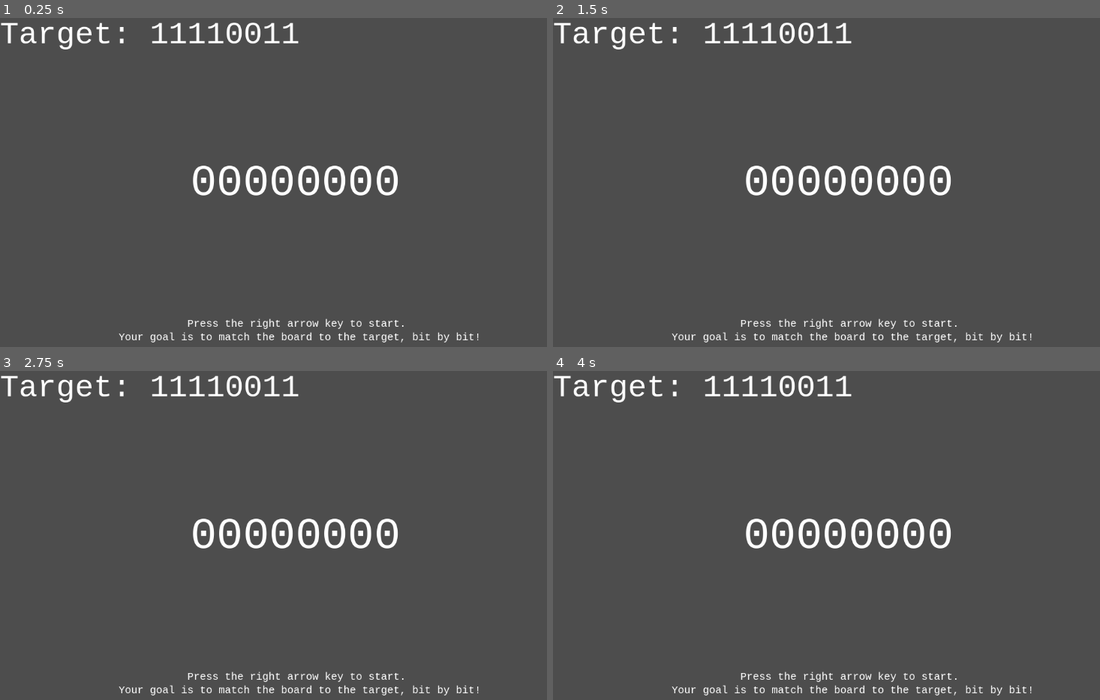
Above: before the commit, frames 1-4 (two rows, left to right).
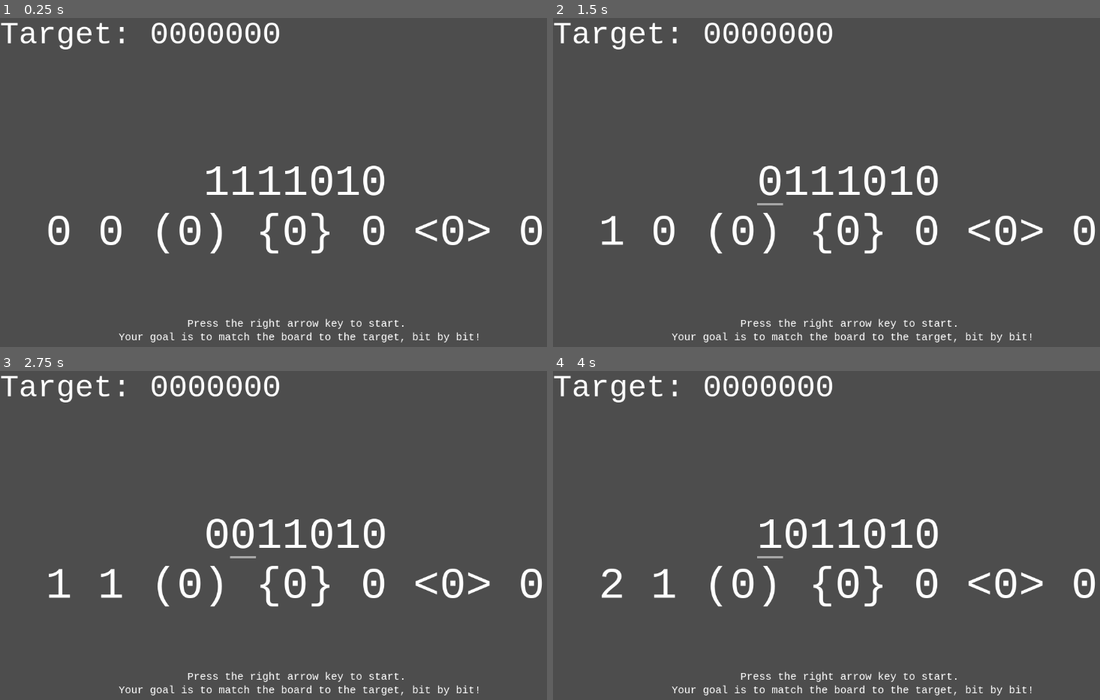
Above: after the commit, the same moments.

Repository: alipiojunior/Binary_Leap
Game: Godot game, scene res://scenes/main.tscn
Two runs of this game, one before a commit and one after it. Both use one fixed random seed, a clock stepped at 60 frames per second and the inputs below.
Inputs:
- Up to frame 1 (0.25 s): no input
- Up to frame 2 (1.5 s): tap Enter at 0.5 s; hold D (move_right) 0.53-1.28 s; tap Space at 1.25 s; hold A (move_left) from 1.28 s (still down)
- Up to frame 3 (2.75 s): tap Enter at 2 s; release A (move_left) at 2.03 s; hold D (move_right) from 2.03 s (still down)
- Up to frame 4 (4 s): tap Space at 2.75 s; tap Enter at 3.5 s; release D (move_right) at 3.53 s; hold A (move_left) from 3.53 s (still down)

The runs differ from the first frame. In frame 1, 4.6% of the frame differs, in the area x 8-100%, y 1-72%; in frame 2, 4.6%; in frame 3, 4.6%; in frame 4, 4.5%.

Commit message:
dsl implementation

Diff:
--- a/scenes/board/GameBoard.gd
+++ b/scenes/board/GameBoard.gd
@@ -6,84 +6,288 @@
 signal solved()
 signal game_started()
 
-@export var target = "00000000"
-@export var start = "00000000"
+enum CellType { STANDARD, FLIP_EVERY_N, BLOCKER, EXPLODING }
+
+## Full board definition containing starting bits and special rules.
+## Examples: "1010", "1(0,2)(1,2)0", "1{0,1}1", "0<1,3>1"
+@export var board_definition: String = "1010"
+
+## Target pattern to reach (plain "0"/"1" string).
+@export var target: String = "0000"
+
+## Starting cursor index (-1 means "off the board", first move goes to index 0).
 @export var starting_index: int = -1
 
-@onready var board_size = target.length()
+var board_size: int
 var target_state: Array[bool] = []
-var current_state: Array[bool] = []
+var current_state: Array[bool] = []   # live bit values (aliased)
 var current_index: int = -1
-var current_display = "00000000"
-
-func _check_solve():
+var current_display: String = ""
+
+# Per‑cell metadata
+var cell_types: Array[int] = []       # CellType values
+var cell_params: Array[int] = []      # N for special cells, 0 for standard
+var cell_counters: Array[int] = []    # visit counter for flip‑every‑N, blocker, exploding
+
+# Explosion chain guard – prevents infinite recursion
+var _in_explosion_chain: Array[bool] = []
+
+
+func _ready() -> void:
+	reset_board()
+
+
+func reset_board() -> void:
+	_parse_board_definition(board_definition)
+	target_state = binstr_to_arr(target)
+	current_index = starting_index
+	current_display = arr_to_binstr(current_state)
+	# Optionally emit game_started() here if needed
+
+
+func _process(_delta: float) -> void:
+	var moved := false
+	var old_state := current_state.duplicate()
+	var old_index := current_index
+
+	if Input.is_action_just_pressed("move_left"):
+		moved = move_left()
+	elif Input.is_action_just_pressed("move_right"):
+		moved = move_right()
+
+	if moved:
+		update_state.emit(old_state, current_state.duplicate())
+		update_index.emit(old_index, current_index)
+		current_display = arr_to_binstr(current_state)
+		print(current_display)
+
+	_check_solve()
+
+
+## Attempt to move the cursor one step right.
+func move_right() -> bool:
+	var new_index := 0 if current_index == -1 else current_index + 1
+	if new_index >= board_size:
+		return false
+	return _attempt_move(new_index)
+
+
+## Attempt to move the cursor one step left.
+func move_left() -> bool:
+	if current_index <= 0:
+		return false
+	var new_index := current_index - 1
+	return _attempt_move(new_index)
+
+
+## Common logic for a valid move onto a cell.
+func _attempt_move(new_index: int) -> bool:
+	# Blocker that has reached its limit → impassable (cursor cannot enter)
+	if cell_types[new_index] == CellType.BLOCKER and cell_counters[new_index] >= cell_params[new_index]:
+		return false
+
+	# Clear recursion guard for this move
+	for i in board_size:
+		_in_explosion_chain[i] = false
+
+	# Process the cell as if the cursor landed on it (full behaviour)
+	_apply_visit(new_index)
+
+	current_index = new_index
+	return true
+
+
+## Simulate a visit to a cell – increments its counter and applies all rules,
+## including possible chain explosions.
+func _apply_visit(index: int) -> void:
+	# Prevent re‑entering a cell that is already being processed in an explosion chain
+	if _in_explosion_chain[index]:
+		return
+
+	# Blocker that has already blocked is immune to explosions (and anything else)
+	if cell_types[index] == CellType.BLOCKER and cell_counters[index] >= cell_params[index]:
+		return
+
+	# One “visit” to this cell
+	cell_counters[index] += 1
+	var counter := cell_counters[index]
+
+	match cell_types[index]:
+		CellType.STANDARD, CellType.BLOCKER:
+			# Standard and blocker cells flip every time they are visited
+			current_state[index] = not current_state[index]
+
+		CellType.FLIP_EVERY_N:
+			var n := cell_params[index]
+			if n > 0 and counter % n == 0:
+				current_state[index] = not current_state[index]
+
+		CellType.EXPLODING:
+			# Always flips itself
+			current_state[index] = not current_state[index]
+
+			# If this is a multiple‑of‑N visit, also affect neighbours
+			var n := cell_params[index]
+			if n > 0 and counter % n == 0:
+				# Set flag to prevent infinite recursion
+				_in_explosion_chain[index] = true
+
+				var left_neighbour := index - 1
+				var right_neighbour := index + 1
+
+				if left_neighbour >= 0:
+					_apply_visit(left_neighbour)
+				if right_neighbour < board_size:
+					_apply_visit(right_neighbour)
+
+				_in_explosion_chain[index] = false
+
+
+## Check victory condition.
+func _check_solve() -> void:
 	if current_state == target_state:
 		solved.emit()
 
-func reset_board():
-	target_state = binstr_to_arr(target)
-	current_state = binstr_to_arr(start)
-	current_display = arr_to_binstr(current_state)
-	current_index = starting_index
-
-func _process(_delta):
-	var results = null
-	if Input.is_action_just_pressed("move_left"):
-		results = move_left(current_state, current_index)
-	elif Input.is_action_just_pressed("move_right"):
-		results = move_right(current_state, current_index)
-
-	if results != null:
-		var new_state = results[0]
-		var new_index = results[1]
-
-		update_state.emit(current_state.duplicate(), new_state)
-		update_index.emit(current_index, new_index)
-
-		current_state = new_state
-		current_index = new_index
-		current_display = arr_to_binstr(current_state)
-
-	_check_solve()
-
-func move_right(state: Array[bool], index: int):
-	# If index is -1, just move to 0 without flipping
-	if index == -1:
-		var new_state = state.duplicate()
-		return [new_state, 0]
-
-	if index + 1 >= board_size:
-		return null
-	else:
-		var new_state = state.duplicate()
-		var new_index = index + 1
-		new_state[new_index] = !new_state[new_index]
-		return [new_state, new_index]
-
-func move_left(state: Array[bool], index: int):
-	if index <= 0:
-		return null
-	else:
-		var new_state = state.duplicate()
-		var new_index = index - 1
-		new_state[new_index] = !new_state[new_index]
-		return [new_state, new_index]
+
+# ------------------------------------------------------------------ #
+#  Parsing                                                           #
+# ------------------------------------------------------------------ #
+
+func _parse_board_definition(def: String) -> void:
+	cell_types.clear()
+	current_state.clear()
+	cell_params.clear()
+	cell_counters.clear()
+
+	var i := 0
+	while i < def.length():
+		var ch := def[i]
+
+		# Skip whitespace
+		if ch == ' ' or ch == '\t' or ch == '\n':
+			i += 1
+			continue
+
+		# Standard bit: '0' or '1'
+		if ch == '0' or ch == '1':
+			current_state.append(ch == '1')
+			cell_types.append(CellType.STANDARD)
+			cell_params.append(0)
+			cell_counters.append(0)
+			i += 1
+
+		# Flip‑every‑N: '(' value ',' N ')'
+		elif ch == '(':
+			i += 1
+			var val := _parse_digit(def, i); i += 1
+			if i >= def.length() or def[i] != ',':
+				push_error("Malformed (value,N): missing comma")
+				return
+			i += 1
+			var n := _parse_integer(def, i); i = _skip_digits(def, i)
+			if i >= def.length() or def[i] != ')':
+				push_error("Malformed (value,N): missing closing )")
+				return
+			i += 1
+
+			current_state.append(val == 1)
+			cell_types.append(CellType.FLIP_EVERY_N)
+			cell_params.append(n)
+			cell_counters.append(0)
+
+		# Blocker: '{' value ',' N '}'
+		elif ch == '{':
+			i += 1
+			var val := _parse_digit(def, i); i += 1
+			if i >= def.length() or def[i] != ',':
+				push_error("Malformed {value,N}: missing comma")
+				return
+			i += 1
+			var n := _parse_integer(def, i); i = _skip_digits(def, i)
+			if i >= def.length() or def[i] != '}':
+				push_error("Malformed {value,N}: missing closing }")
+				return
+			i += 1
+
+			current_state.append(val == 1)
+			cell_types.append(CellType.BLOCKER)
+			cell_params.append(n)
+			cell_counters.append(0)
+
+		# Exploding: '<' value ',' N '>'
+		elif ch == '<':
+			i += 1
+			var val := _parse_digit(def, i); i += 1
+			if i >= def.length() or def[i] != ',':
+				push_error("Malformed <value,N>: missing comma")
+				return
+			i += 1
+			var n := _parse_integer(def, i); i = _skip_digits(def, i)
+			if i >= def.length() or def[i] != '>':
+				push_error("Malformed <value,N>: missing closing >")
+				return
+			i += 1
+
+			current_state.append(val == 1)
+			cell_types.append(CellType.EXPLODING)
+			cell_params.append(n)
+			cell_counters.append(0)
+
+		else:
+			push_error("Invalid character in board definition: " + ch)
+			i += 1
+
+	board_size = current_state.size()
+
+	# Prepare guard array for explosion chains
+	_in_explosion_chain.clear()
+	_in_explosion_chain.resize(board_size)
+	_in_explosion_chain.fill(false)
+
+
+func _parse_digit(s: String, idx: int) -> int:
+	if idx >= s.length() or s[idx] not in ['0', '1']:
+		push_error("Expected '0' or '1' at position %d" % idx)
+		return 0
+	return 1 if s[idx] == '1' else 0
+
+
+func _parse_integer(s: String, idx: int) -> int:
+	var start := idx
+	while idx < s.length() and s[idx].is_valid_int():
+		idx += 1
+	if idx == start:
+		push_error("Expected integer at position %d" % start)
+		return 1
+	return int(s.substr(start, idx - start))
+
+
+func _skip_digits(s: String, idx: int) -> int:
+	while idx < s.length() and s[idx].is_valid_int():
+		idx += 1
+	return idx
+
+
+# ------------------------------------------------------------------ #
+#  Utility converters (unchanged from original)                      #
+# ------------------------------------------------------------------ #
 
 func binstr_to_arr(bin_str: String) -> Array[bool]:
 	var bits: Array[bool] = []
 	for ch in bin_str:
-		if ch == " " or ch == "\t" or ch == "\n":
+		if ch == ' ' or ch == '\t' or ch == '\n':
 			continue
-		if ch == "0":
+		if ch == '0':
 			bits.append(false)
-		elif ch == "1":
+		elif ch == '1':
 			bits.append(true)
 		else:
 			push_error("Invalid binary character: ", ch)
 	return bits
 
+
 func arr_to_binstr(bits: Array[bool]) -> String:
-	var result = ""
+	var result := ""
 	for bit in bits:
 		result += "1" if bit else "0"
 	return result
--- a/scenes/board/game_board.gd
+++ /dev/null
@@ -1,55 +0,0 @@
-extends Node
-
-signal update_state(old_state, new_state)
-signal update_index(old_index, new_index)
-signal solved
-
-@export var target: String = "11110011"
-var current_display: String = ""
-var current_index: int = -1
-var current_bits: Array = []
-
-var broken_bits: Array = []
-
-func _ready():
-	reset_board()
-
-func _unhandled_input(event):
-	var old_index = current_index
-
-	if event.is_action_pressed("ui_right") or event.is_action_pressed("D"):
-		var next_index = current_index + 1
-		if next_index < target.length() and not next_index in broken_bits:
-			current_index = next_index
-			_change_bit(1)
-			update_index.emit(old_index, current_index)
-
-	elif event.is_action_pressed("ui_left") or event.is_action_pressed("A"):
-		var next_index = current_index - 1
-		if next_index >= 0 and not next_index in broken_bits:
-			current_index = next_index
-			_change_bit(0)
-			update_index.emit(old_index, current_index)
-
-func _change_bit(new_value):
-	var old_state = current_bits.duplicate()
-	current_bits[current_index] = new_value
-	current_display = arr_to_binstr(current_bits)
-	update_state.emit(old_state, current_bits)
-
-	if current_display == target:
-		solved.emit()
-
-func arr_to_binstr(arr):
-	var s = ""
-	for b in arr:
-		s += str(b)
-	return s
-
-func reset_board():
-	current_index = -1
-	broken_bits = []
-	current_bits.clear()
-	for i in range(target.length()):
-		current_bits.append(0)
-	current_display = arr_to_binstr(current_bits)
--- a/scenes/main.gd
+++ b/scenes/main.gd
@@ -3,70 +3,79 @@
 @onready var game_board = $GameBoard
 @onready var target_label = $Target
 @onready var current_label = $Board
-
+@onready var info_label = $Info
 @onready var win_sound = $WinSound
 @onready var move_sound = $MoveSound
 
 var _latest_state_str: String = ""
 var _latest_index: int = -1
 
-var _bits_durability: Array = []
 
 func _ready():
+	# basic setup
 	current_label.bbcode_enabled = true
-
 	game_board.reset_board()
-
-	_bits_durability.resize(game_board.target.length())
-	_bits_durability.fill(-1)
-
-	_bits_durability[2] = 1
 
 	target_label.text = "Target: " + game_board.target
 
+	# wire signals
 	game_board.update_state.connect(_on_state_updated)
 	game_board.update_index.connect(_on_index_updated)
 	game_board.solved.connect(_on_board_solved)
 
+	# initial values
 	_latest_state_str = game_board.current_display
 	_latest_index = game_board.current_index
 	_update_display()
 
-func _on_state_updated(_old_state, new_state):
+
+func _on_state_updated(_old_state: Array, new_state: Array) -> void:
 	_latest_state_str = game_board.arr_to_binstr(new_state)
 	_update_display()
-
 	move_sound.play()
 
-func _on_index_updated(old_index, new_index):
-	if old_index != -1 and _bits_durability[old_index] > 0:
-		_bits_durability[old_index] -= 1
 
-		if _bits_durability[old_index] == 0:
-			game_board.broken_bits.append(old_index)
-
+func _on_index_updated(_old_index: int, new_index: int) -> void:
 	_latest_index = new_index
 	_update_display()
 
-func _on_board_solved():
+
+func _on_board_solved() -> void:
 	if not win_sound.playing:
 		win_sound.play()
 
-func _update_display():
+
+func _update_display() -> void:
+	# ---- Board display ----
 	var rich_text = ""
-
 	for i in range(_latest_state_str.length()):
 		var bit_char = _latest_state_str[i]
+		if i == _latest_index:
+			rich_text += "[u]" + bit_char + "[/u]"
+		else:
+			rich_text += bit_char
+	current_label.bbcode_text = "[center]" + rich_text + "[/center]"
 
-		if i == _latest_index:
-			# Destaque do jogador (Hubert)
-			rich_text += "[u]" + bit_char + "[/u]"
-		elif i in game_board.broken_bits:
-			# Visual de bit "quebrado" (cinza e riscado)
-			rich_text += "[color=gray][s]" + bit_char + "[/s][/color]"
-		else:
-			# Bit normal
-			rich_text += bit_char
+	# ---- Info display (visit counters) ----
+	if info_label:
+		var info_parts: Array[String] = []
+		for i in range(game_board.board_size):
+			var counter: int = game_board.cell_counters[i]
+			var cell_type: int = game_board.cell_types[i]
+			var bracket_str: String
 
-	var centered_text = "[center]" + rich_text + "[/center]"
-	current_label.bbcode_text = centered_text
+			match cell_type:
+				GameBoard.CellType.STANDARD:
+					bracket_str = str(counter)                # no brackets
+				GameBoard.CellType.FLIP_EVERY_N:
+					bracket_str = "(" + str(counter) + ")"    # parentheses
+				GameBoard.CellType.BLOCKER:
+					bracket_str = "{" + str(counter) + "}"    # curly braces
+				GameBoard.CellType.EXPLODING:
+					bracket_str = "<" + str(counter) + ">"    # angle brackets
+				_:
+					bracket_str = "?" + str(counter) + "?"
+
+			info_parts.append(bracket_str)
+
+		info_label.text = "[center]" + " ".join(info_parts) + "[/center]"
--- a/scenes/main.tscn
+++ b/scenes/main.tscn
@@ -1,19 +1,20 @@
 [gd_scene format=3 uid="uid://csb6eaxlcakym"]
 
 [ext_resource type="Script" uid="uid://crnrsi0ouyvjb" path="res://scenes/main.gd" id="1_5qytu"]
-[ext_resource type="PackedScene" uid="uid://ihr0l22g1v07" path="res://scenes/board/GameBoard.tscn" id="1_rau4b"]
+[ext_resource type="Script" uid="uid://dylilh6rq281g" path="res://scenes/board/GameBoard.gd" id="2_tbgi4"]
 [ext_resource type="SystemFont" uid="uid://ds0soky45743i" path="res://assets/mono.tres" id="3_0ng5p"]
 [ext_resource type="AudioStream" uid="uid://ilpo2iutpbvj" path="res://assets/Confirm.wav" id="3_4yvd3"]
-[ext_resource type="Script" uid="uid://dt8txhjf8ufvu" path="res://scenes/board/game_board.gd" id="3_tefeu"]
 [ext_resource type="AudioStream" uid="uid://cgosm11popu8p" path="res://assets/Click.wav" id="4_6eix4"]
 
 [node name="Main" type="Node" unique_id=212816075]
 script = ExtResource("1_5qytu")
 metadata/_edit_horizontal_guides_ = [80.0]
 
-[node name="GameBoard" parent="." unique_id=499610796 instance=ExtResource("1_rau4b")]
-script = ExtResource("3_tefeu")
-target = "11110011"
+[node name="GameBoard" type="Node" parent="." unique_id=747904054]
+script = ExtResource("2_tbgi4")
+board_definition = "11(1,2){1,1}0<1,1>0"
+target = "0000000"
+metadata/_custom_type_script = "uid://dylilh6rq281g"
 
 [node name="Target" type="RichTextLabel" parent="." unique_id=1582712405]
 offset_right = 1152.0
@@ -28,6 +29,16 @@
 offset_top = 272.0
 offset_right = 1144.0
 offset_bottom = 400.0
+theme_override_fonts/normal_font = ExtResource("3_0ng5p")
+theme_override_font_sizes/normal_font_size = 84
+bbcode_enabled = true
+text = "00000000"
+
+[node name="Info" type="RichTextLabel" parent="." unique_id=1999927955]
+offset_left = -8.0
+offset_top = 368.0
+offset_right = 1144.0
+offset_bottom = 496.0
 theme_override_fonts/normal_font = ExtResource("3_0ng5p")
 theme_override_font_sizes/normal_font_size = 84
 bbcode_enabled = true
Not shown, removed: scenes/board/game_board.gd.uid
